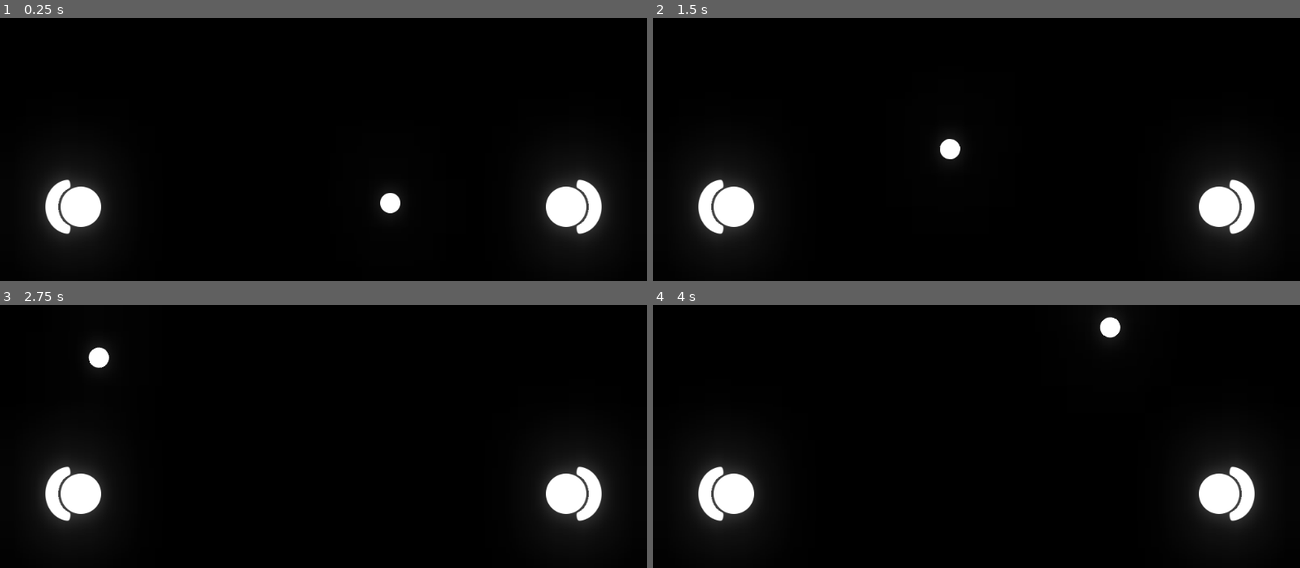
Above: before the commit, frames 1-4 (two rows, left to right).
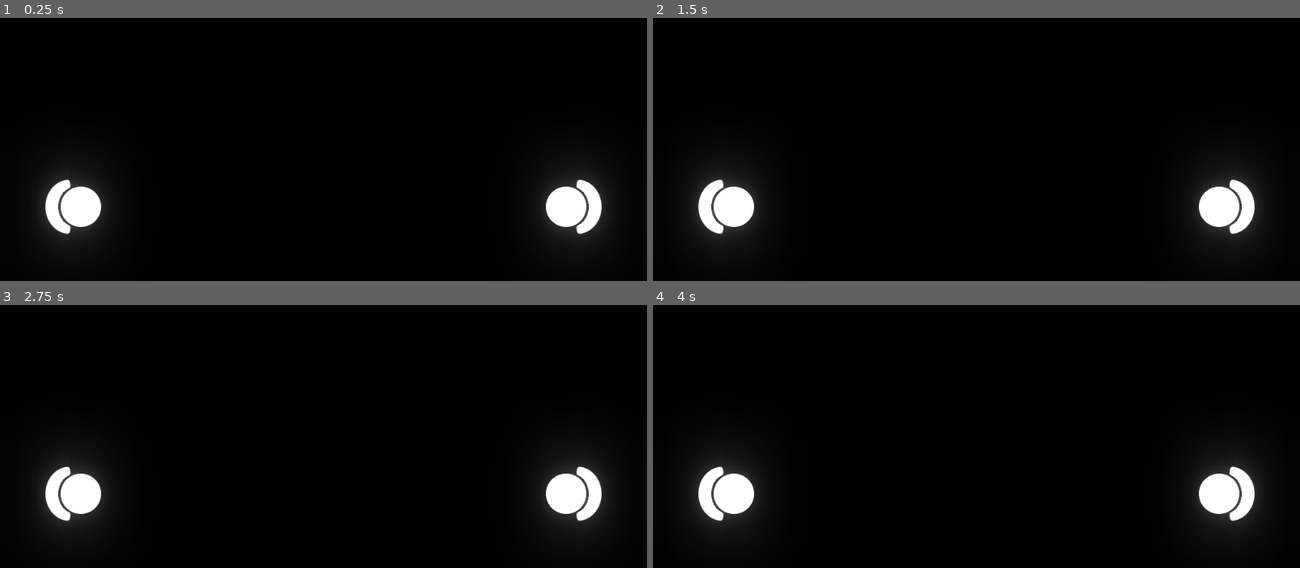
Above: after the commit, the same moments.

Repository: MenesesGHZ/PongPing
Game: Godot game, scene res://src/game/game.tscn
Same seed, same stepped clock (60 frames per second), same inputs: the game is played once before the commit and once after it.
Inputs:
- Up to frame 1 (0.25 s): no input
- Up to frame 2 (1.5 s): no input
- Up to frame 3 (2.75 s): no input
- Up to frame 4 (4 s): no input

The runs differ from the first frame. In frame 1, 0.2% of the frame differs, in the area x 58-62%, y 66-75%; in frame 2, 0.2%; in frame 3, 0.2%; in frame 4, 0.2%, in the area x 69-73%, y 3-13%.

Commit message:
add partial bullet logic

Diff:
--- a/project.godot
+++ b/project.godot
@@ -21,6 +21,35 @@
 
 [input]
 
+player_up={
+"deadzone": 0.5,
+"events": [ Object(InputEventKey,"resource_local_to_scene":false,"resource_name":"","device":0,"alt":false,"shift":false,"control":false,"meta":false,"command":false,"pressed":false,"scancode":87,"physical_scancode":0,"unicode":0,"echo":false,"script":null)
+, Object(InputEventKey,"resource_local_to_scene":false,"resource_name":"","device":0,"alt":false,"shift":false,"control":false,"meta":false,"command":false,"pressed":false,"scancode":16777232,"physical_scancode":0,"unicode":0,"echo":false,"script":null)
+ ]
+}
+player_right={
+"deadzone": 0.5,
+"events": [ Object(InputEventKey,"resource_local_to_scene":false,"resource_name":"","device":0,"alt":false,"shift":false,"control":false,"meta":false,"command":false,"pressed":false,"scancode":68,"physical_scancode":0,"unicode":0,"echo":false,"script":null)
+, Object(InputEventKey,"resource_local_to_scene":false,"resource_name":"","device":0,"alt":false,"shift":false,"control":false,"meta":false,"command":false,"pressed":false,"scancode":16777233,"physical_scancode":0,"unicode":0,"echo":false,"script":null)
+ ]
+}
+player_down={
+"deadzone": 0.5,
+"events": [ Object(InputEventKey,"resource_local_to_scene":false,"resource_name":"","device":0,"alt":false,"shift":false,"control":false,"meta":false,"command":false,"pressed":false,"scancode":83,"physical_scancode":0,"unicode":0,"echo":false,"script":null)
+, Object(InputEventKey,"resource_local_to_scene":false,"resource_name":"","device":0,"alt":false,"shift":false,"control":false,"meta":false,"command":false,"pressed":false,"scancode":16777234,"physical_scancode":0,"unicode":0,"echo":false,"script":null)
+ ]
+}
+player_left={
+"deadzone": 0.5,
+"events": [ Object(InputEventKey,"resource_local_to_scene":false,"resource_name":"","device":0,"alt":false,"shift":false,"control":false,"meta":false,"command":false,"pressed":false,"scancode":65,"physical_scancode":0,"unicode":0,"echo":false,"script":null)
+, Object(InputEventKey,"resource_local_to_scene":false,"resource_name":"","device":0,"alt":false,"shift":false,"control":false,"meta":false,"command":false,"pressed":false,"scancode":16777231,"physical_scancode":0,"unicode":0,"echo":false,"script":null)
+ ]
+}
+player_shoot={
+"deadzone": 0.5,
+"events": [ Object(InputEventKey,"resource_local_to_scene":false,"resource_name":"","device":0,"alt":false,"shift":false,"control":false,"meta":false,"command":false,"pressed":false,"scancode":32,"physical_scancode":0,"unicode":0,"echo":false,"script":null)
+ ]
+}
 pong_up={
 "deadzone": 0.5,
 "events": [ Object(InputEventKey,"resource_local_to_scene":false,"resource_name":"","device":0,"alt":false,"shift":false,"control":false,"meta":false,"command":false,"pressed":false,"scancode":87,"physical_scancode":0,"unicode":0,"echo":false,"script":null)
--- a/src/game/bullet/bullet.gd
+++ b/src/game/bullet/bullet.gd
@@ -1,17 +1,17 @@
 extends RigidBody2D
 
+var bounce_counter = 0
+var player_owner
 
-# Declare member variables here. Examples:
-# var a = 2
-# var b = "text"
+func _ready():
+	apply_impulse(Vector2(0,0), Vector2(500, 0))
 
+func _process(_delta: float) -> void:
+	pass
 
-# Called when the node enters the scene tree for the first time.
-func _ready():
-	apply_impulse(Vector2(500, 0), Vector2(500, 0))
-	pass # Replace with function body.
-
-
-# Called every frame. 'delta' is the elapsed time since the previous frame.
-#func _process(delta):
-#	pass
+func _on_body_exited(body):
+	bounce_counter+=1
+	if bounce_counter == 3:
+		get_parent().remove_child(self)
+		player_owner._bullets.append(self)
+		bounce_counter = 0
--- a/src/game/bullet/bullet.tscn
+++ b/src/game/bullet/bullet.tscn
@@ -4,6 +4,7 @@
 [ext_resource path="res://assets/game/bullet/bullet.png" type="Texture" id=2]
 
 [sub_resource type="PhysicsMaterial" id=2]
+friction = 0.0
 bounce = 1.0
 
 [sub_resource type="CircleShape2D" id=1]
@@ -12,6 +13,8 @@
 [node name="Bullet" type="RigidBody2D"]
 physics_material_override = SubResource( 2 )
 gravity_scale = 0.0
+contacts_reported = 100
+contact_monitor = true
 linear_damp = 0.0
 applied_force = Vector2( 500, 0 )
 script = ExtResource( 1 )
@@ -24,3 +27,5 @@
 
 [node name="CollisionShape2D" type="CollisionShape2D" parent="."]
 shape = SubResource( 1 )
+
+[connection signal="body_exited" from="." to="." method="_on_body_exited"]
--- a/src/game/game.tscn
+++ b/src/game/game.tscn
@@ -1,7 +1,6 @@
-[gd_scene load_steps=6 format=2]
+[gd_scene load_steps=5 format=2]
 
 [ext_resource path="res://src/game/player/player.tscn" type="PackedScene" id=1]
-[ext_resource path="res://src/game/bullet/bullet.tscn" type="PackedScene" id=2]
 
 [sub_resource type="Environment" id=1]
 background_mode = 4
@@ -50,10 +49,6 @@
 rotation = -3.14159
 player_type = 1
 
-[node name="Bullet" parent="World" instance=ExtResource( 2 )]
-position = Vector2( 501, 294 )
-applied_force = Vector2( 0, 0 )
-
 [node name="HUD" type="Control" parent="."]
 anchor_right = 1.0
 anchor_bottom = 1.0
--- a/src/game/player/player.gd
+++ b/src/game/player/player.gd
@@ -2,6 +2,9 @@
 extends KinematicBody2D
 ## Player Class
 
+
+## Preloads
+const Bullet = preload("res://src/game/bullet/bullet.tscn")
 
 
 ## Enums
@@ -38,9 +41,9 @@
 		return
 
 	for i in range(3):
-		# TODO Spawn Bullet
-		pass
-
+		var bullet = Bullet.instance()
+		bullet.player_owner = self
+		_bullets.append(bullet)
 
 func _process(delta : float) -> void:
 	if Engine.editor_hint:
@@ -87,5 +90,7 @@
 func shoot() -> void:
 	if not can_shoot():
 		return
-
-	# TODO Spawn Bullet
+	var bullet = _bullets.pop_front()
+	get_parent().add_child(bullet)
+	bullet.position = position
+	bullet.rotation = 0
